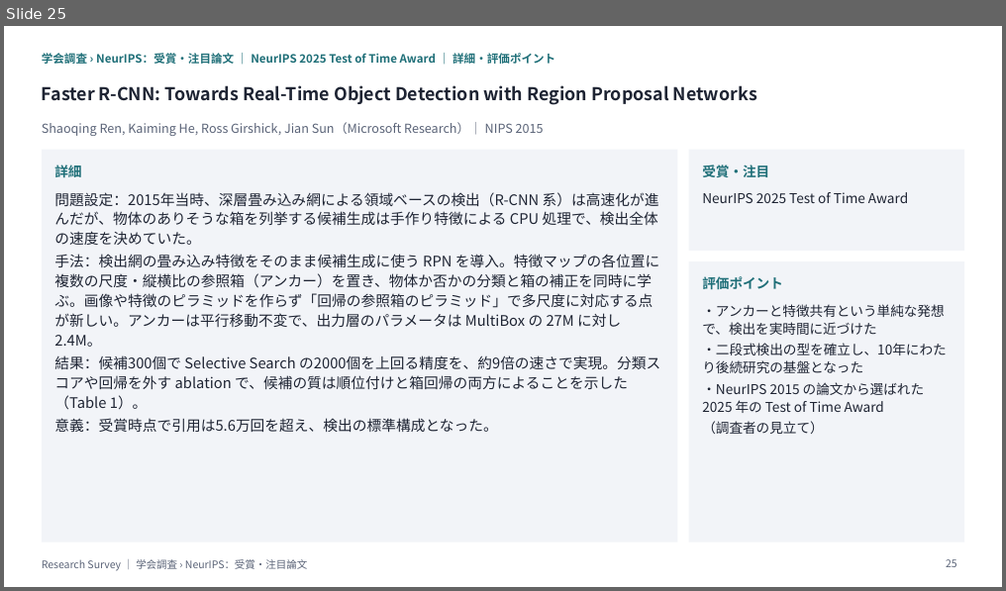
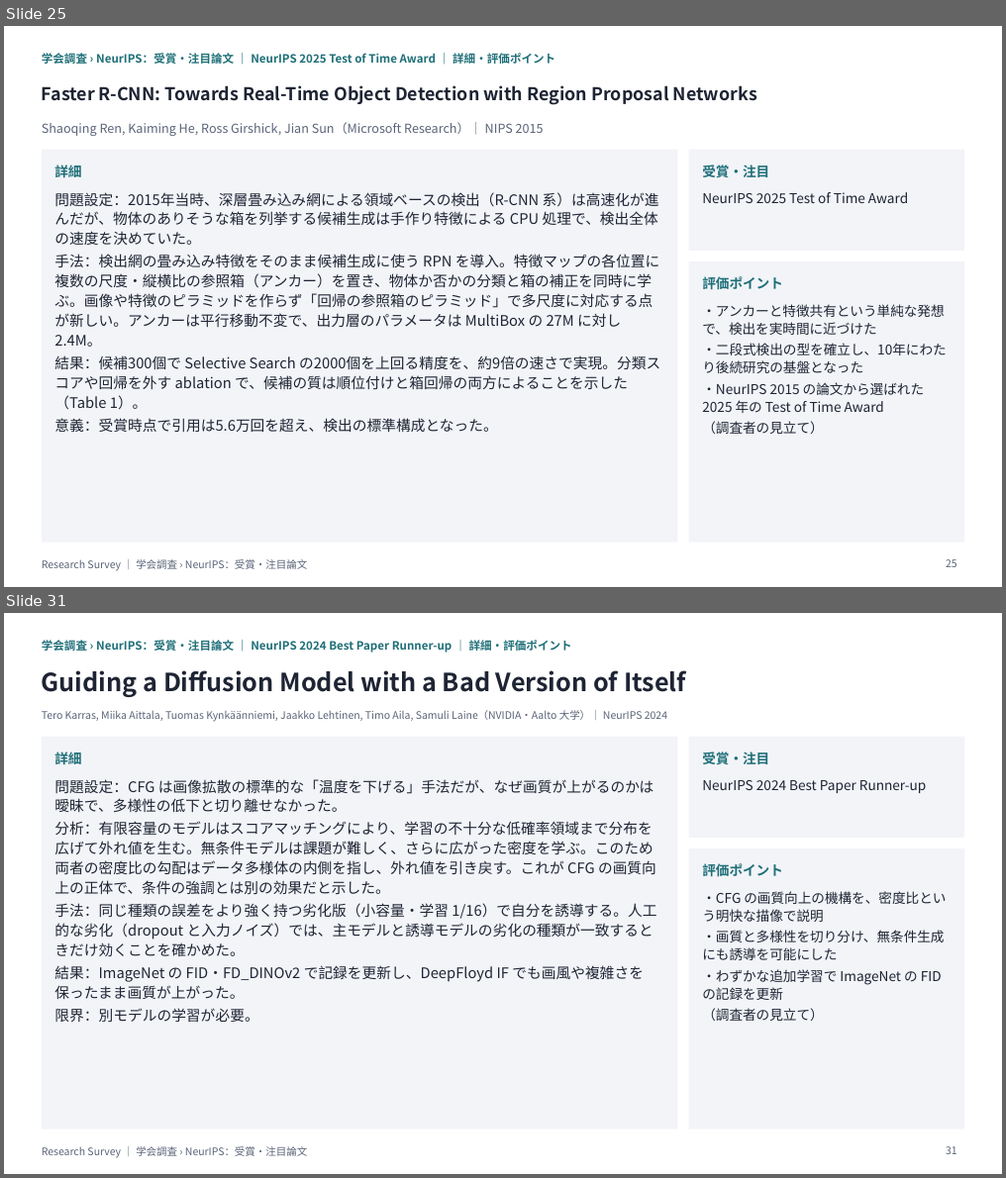
Before and after one commit to create-alt/researches, a slide deck: neurips/neurips.pptx. Shown one above the other, each under a label of ours: slide 25 before the commit, slides 25 and 31 after it; the slides between them are not shown. The pictures are 1006x591 and 1006x1178 pixels, drawn with LibreOffice and Linux fonts; fonts in the diff are those of the drawing. Boxes give left, top, right and bottom in pixels: in the first picture for what was removed or moved away, otherwise in the second. Text is boxed around its words. In the diff, an @@ line names an element or a change of style, - is before the commit and + after.

```diff
--- a/neurips/neurips.pptx
+++ b/neurips/neurips.pptx
@@ slide 31 added at bbox=[4, 613, 1002, 1174], background #FFFFFF; not listed: 6 template elements that a slide beside it also shows @@
@@ text added at bbox=[42, 640, 572, 653], 11 pt, text #1F6F78, bold @@
+学会調査 › NeurIPS：受賞・注目論文 ｜ NeurIPS 2024 Best Paper Runner-up ｜ 詳細・評価ポイント
@@ text added at bbox=[42, 670, 686, 697], 24 pt, text #1E2433, bold @@
+Guiding a Diffusion Model with a Bad Version of Itself
@@ text added at bbox=[42, 710, 667, 722], 10 pt, text #5B6478 @@
+Tero Karras, Miika Aittala, Tuomas Kynkäänniemi, Jaakko Lehtinen, Timo Aila, Samuli Laine（NVIDIA・Aalto 大学）｜ NeurIPS 2024
@@ text added at bbox=[54, 779, 656, 1022], 14 pt, text #1E2433 @@
+問題設定：CFG は画像拡散の標準的な「温度を下げる」手法だが、なぜ画質が上がるのかは曖昧で、多様性の低下と切り離せなかった。
+分析：有限容量のモデルはスコアマッチングにより、学習の不十分な低確率領域まで分布を広げて外れ値を生む。無条件モデルは課題が難しく、さらに広がった密度を学ぶ。このため両者の密度比の勾配はデータ多様体の内側を指し、外れ値を引き戻す。これが CFG の画質向上の正体で、条件の強調とは別の効果だと示した。
+手法：同じ種類の誤差をより強く持つ劣化版（小容量・学習 1/16）で自分を誘導する。人工的な劣化（dropout と入力ノイズ）では、主モデルと誘導モデルの劣化の種類が一致するときだけ効くことを確かめた。
+結果：ImageNet の FID・FD_DINOv2 で記録を更新し、DeepFloyd IF でも画風や複雑さを保ったまま画質が上がった。
+限界：別モデルの学習が必要。
@@ text added at bbox=[702, 780, 926, 793], 13 pt, text #1E2433 @@
+NeurIPS 2024 Best Paper Runner-up
@@ text added at bbox=[702, 891, 945, 1021], 13 pt, text #1E2433 @@
+・CFG の画質向上の機構を、密度比という明快な描像で説明
+・画質と多様性を切り分け、無条件生成にも誘導を可能にした
+・わずかな追加学習で ImageNet の FID の記録を更新
+（調査者の見立て）
@@ text added at bbox=[42, 1147, 307, 1158], 10 pt, text #5B6478 @@
+Research Survey ｜ 学会調査 › NeurIPS：受賞・注目論文
@@ page number added at bbox=[945, 1147, 957, 1155], 10 pt, text #5B6478 @@
+31
```
Also in this commit, not shown: 17 slides changed, 7 other slides added, 27 other files.
